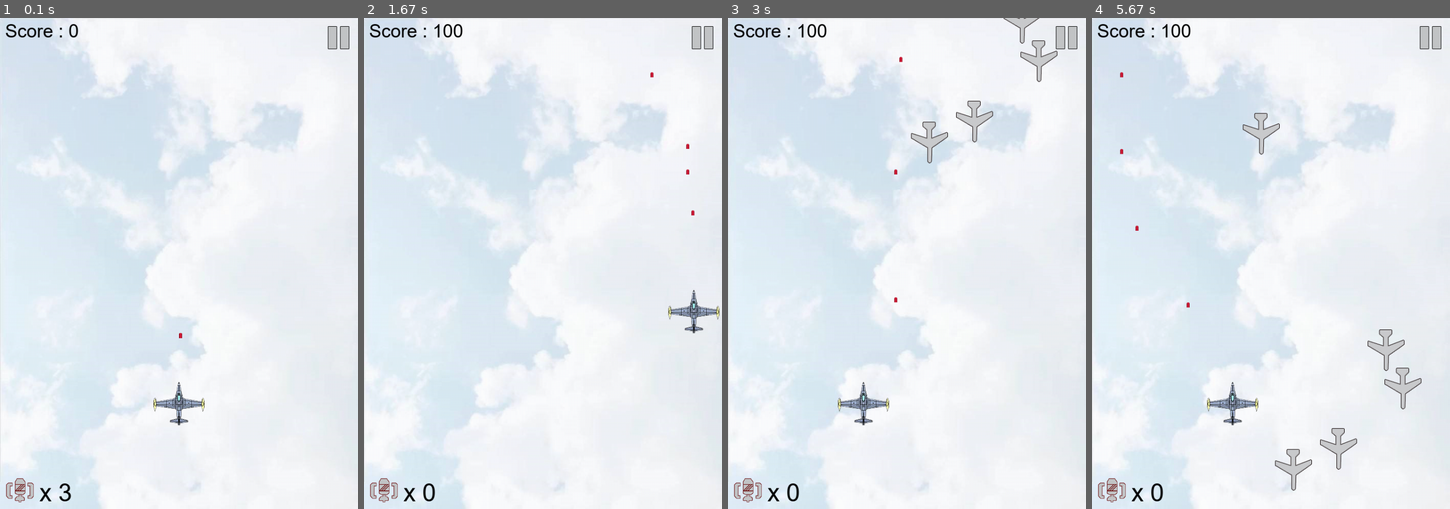
Above: before the commit, frames 1-4 (left to right).
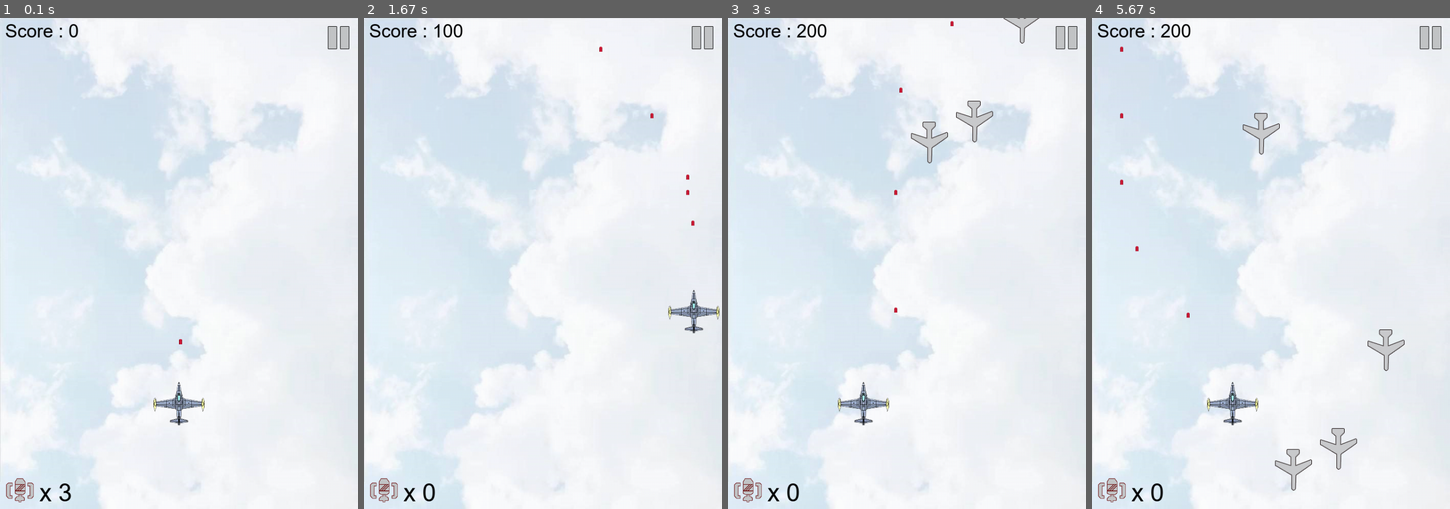
Above: after the commit, the same moments.

Repository: charlie-ccw/Pygame-project
Game: pygame game, started from main.py
Two runs of this game, one before a commit and one after it. Both use one fixed random seed, a clock stepped at 60 frames per second and the inputs below.
Inputs:
- Up to frame 1 (0.1 s): no input
- Up to frame 2 (1.67 s): tap Space at 0.33, 0.73, 1.03, 1.23, 1.57 s; hold D 0.67-1.13 s; hold W 1.17-1.47 s; hold D from 1.5 s (still down)
- Up to frame 3 (3 s): tap Space at 1.87, 2.07, 2.37, 2.63, 2.97 s; release D at 1.97 s; hold A 2-2.53 s; hold S 2.57-2.87 s; hold A from 2.9 s (still down)
- Up to frame 4 (5.67 s): tap Space at 3.27, 3.4, 4.47, 4.87, 5.17, 5.37 s; release A at 3.3 s; hold W 3.33-3.7 s; hold S 4.4-4.77 s; hold A 4.8-5.27 s; hold D from 5.3 s (still down)

The runs differ from the first frame. In frame 1, less than 0.1% of the frame differs, in the area x 50-51%, y 64-67%; in frame 2, less than 0.1%; in frame 3, 0.4%; in frame 4, 0.5%, in the area x 7-93%, y 1-80%.

Commit message:
bullets
change the speed of the bullet

Diff:
--- a/bullet.py
+++ b/bullet.py
@@ -7,7 +7,7 @@
         self.image = pygame.image.load("images/18.png").convert_alpha()
         self.rect = self.image.get_rect()
         self.rect.left, self.rect.top = position
-        self.speed = 15
+        self.speed = 13
         self.active = True
         self.mask = pygame.mask.from_surface(self.image)
 
@@ -27,10 +27,10 @@
 class Bullet2(pygame.sprite.Sprite):
     def __init__(self, position):
         pygame.sprite.Sprite.__init__(self)
-        self.image = pygame.image.load("images/20.png").convert_alpha()
+        self.image = pygame.image.load("images/19.png").convert_alpha()
         self.rect = self.image.get_rect()
         self.rect.left, self.rect.top = position
-        self.speed = 17
+        self.speed = 15
         self.active = True
         self.mask = pygame.mask.from_surface(self.image)
 
--- a/main.py
+++ b/main.py
@@ -80,10 +80,10 @@
     # here we creat the super bullet
     bullet2 = []
     bullet2_index = 0
-    bullet2_number = 14
+    bullet2_number = 26
     for i in range(bullet2_number//2):
-        bullet2.append(bullet.Bullet2((myplane1.rect.centerx - 33, myplane1.rect.centery)))
-        bullet2.append(bullet.Bullet2((myplane1.rect.centerx + 33, myplane1.rect.centery)))
+        bullet2.append(bullet.Bullet2((myplane1.rect.centerx - 23, myplane1.rect.centery)))
+        bullet2.append(bullet.Bullet2((myplane1.rect.centerx + 23, myplane1.rect.centery)))
 
 
     # the index of plane when it is destoried
@@ -116,7 +116,7 @@
     bomb_image = pygame.image.load("images/25.png").convert_alpha()
     bomb_rect = bomb_image.get_rect()
     bomb_font = pygame.font.Font("font/font.ttf.ttf", 48)
-    bomb_number = 3
+    bomb_num = 3
 
 
     # here we set the supply
@@ -176,8 +176,8 @@
         # here we set the function of the bomb
             elif event.type == KEYDOWN:
                     if event.key == K_SPACE:
-                        if bomb_number:
-                            bomb_number -= 1
+                        if bomb_num:
+                            bomb_num -= 1
                             for each in enemies:
                                 if each.rect.bottom > 0:
                                     each.active = False
@@ -290,7 +290,7 @@
             # here we draw the bomb and indicate if the player get it
             if bomb_supply.active:
                 bomb_supply.move()
-                screen.blit(bomb_supply.image, bomb_supply,rect)
+                screen.blit(bomb_supply.image, bomb_supply.rect)
                 if pygame.sprite.collide_mask(bomb_supply, myplane1):
                     if bomb_num < 3:
                         bomb_num += 1
@@ -333,8 +333,8 @@
             if not(delay % 10):
                 if is_super_bullet:
                     bullets = bullet2
-                    bullets[bullet2_index].reset((myplane1.rect.centerx - 33, myplane1.rect.centery))
-                    bullets[bullet2_index+1].reset((myplane1.rect.centerx + 33, myplane1.rect.centery))
+                    bullets[bullet2_index].reset((myplane1.rect.centerx - 23, myplane1.rect.centery))
+                    bullets[bullet2_index+1].reset((myplane1.rect.centerx + 23, myplane1.rect.centery))
                     bullet2_index = (bullet2_index + 1) % bullet2_number
                 else:
                     bullets = bullet1
@@ -443,7 +443,7 @@
 
 
         # here we draw the bomb
-        bomb_text = bomb_font.render("x %d" % bomb_number, True, BLACK)
+        bomb_text = bomb_font.render("x %d" % bomb_num, True, BLACK)
         text_rect = bomb_text.get_rect()
         screen.blit(bomb_image, (10, height - 10 - bomb_rect.height))
         screen.blit(bomb_text, (20 + bomb_rect.width, height - 5 - text_rect.height))
